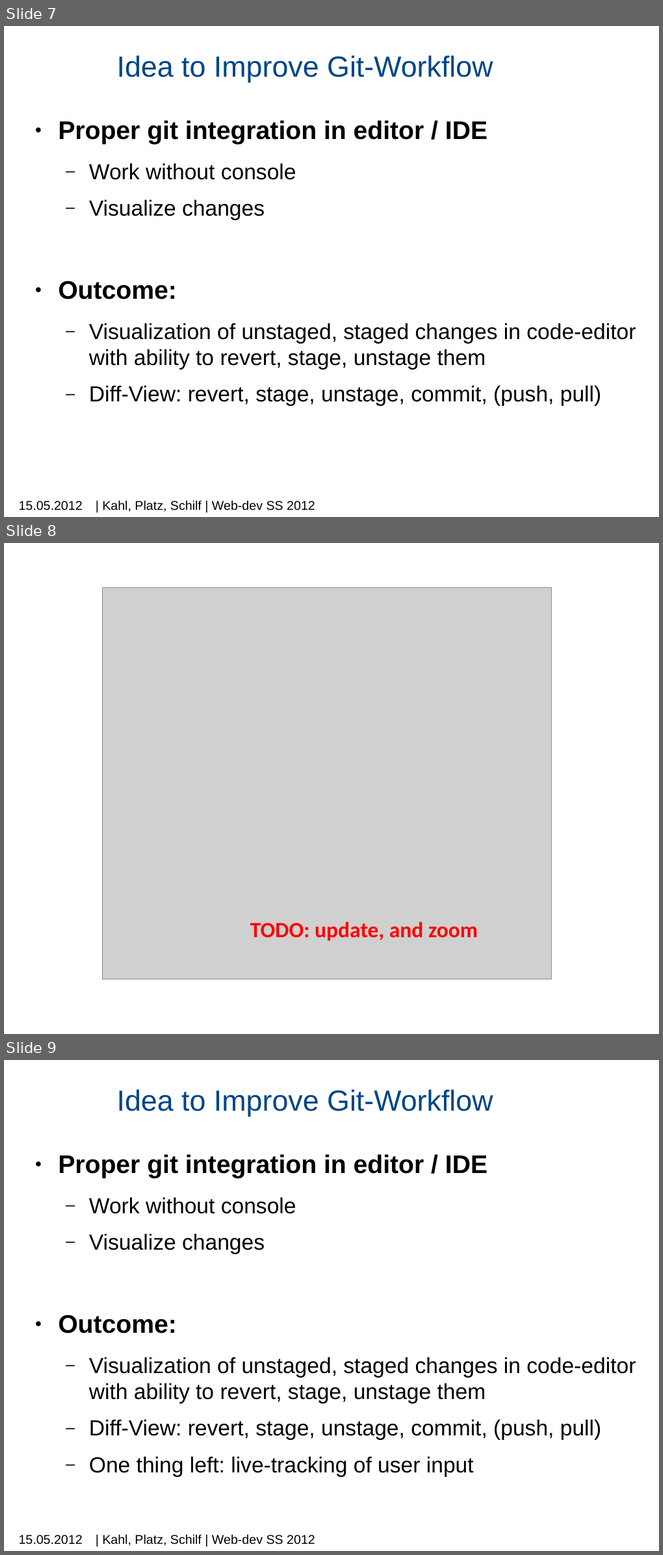
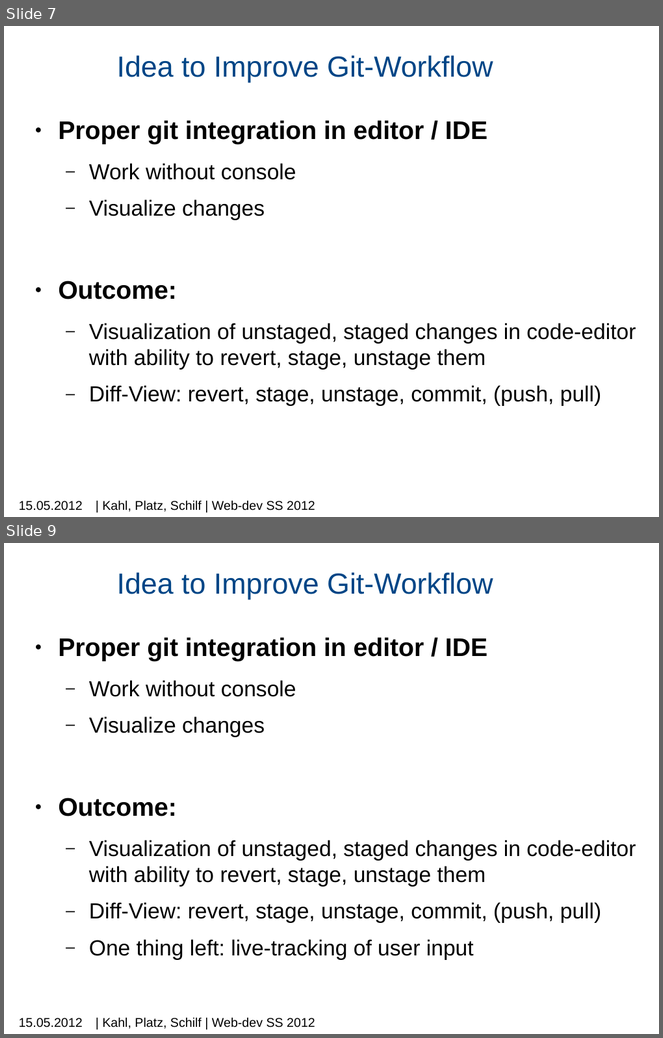
Before and after one commit to machisuji/webdev-spm, a slide deck: seminar/presentation/mps-c9.pptx. Shown one above the other, each under a label of ours: slides 7, 8 and 9 before the commit, slides 7 and 9 after it; the slides between them are not shown. The pictures are 663x1555 and 663x1038 pixels, drawn with LibreOffice and Linux fonts; fonts in the diff are those of the drawing; grey boxes stand for pictures; background and template pictures are left out. Boxes give left, top, right and bottom in pixels: in the first picture for what was removed or moved away, otherwise in the second. Text is boxed around its words. In the diff, an @@ line names an element or a change of style, - is before the commit and + after.

```diff
--- a/seminar/presentation/mps-c9.pptx
+++ b/seminar/presentation/mps-c9.pptx
@@ slide 8 removed at [4,543,659,1034], background picture (left out) @@
@@ picture removed at [103,588,552,979] @@
@@ text removed at [250,922,478,941] @@
-TODO: update, and zoom
```
Also in this commit, not shown: 2 slides added, 1 other slide removed.
